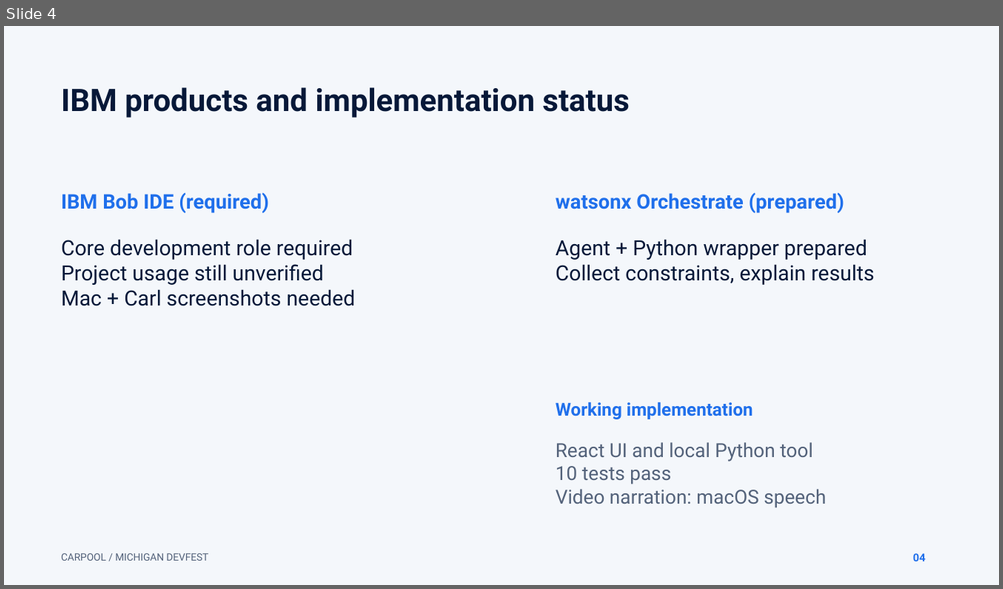
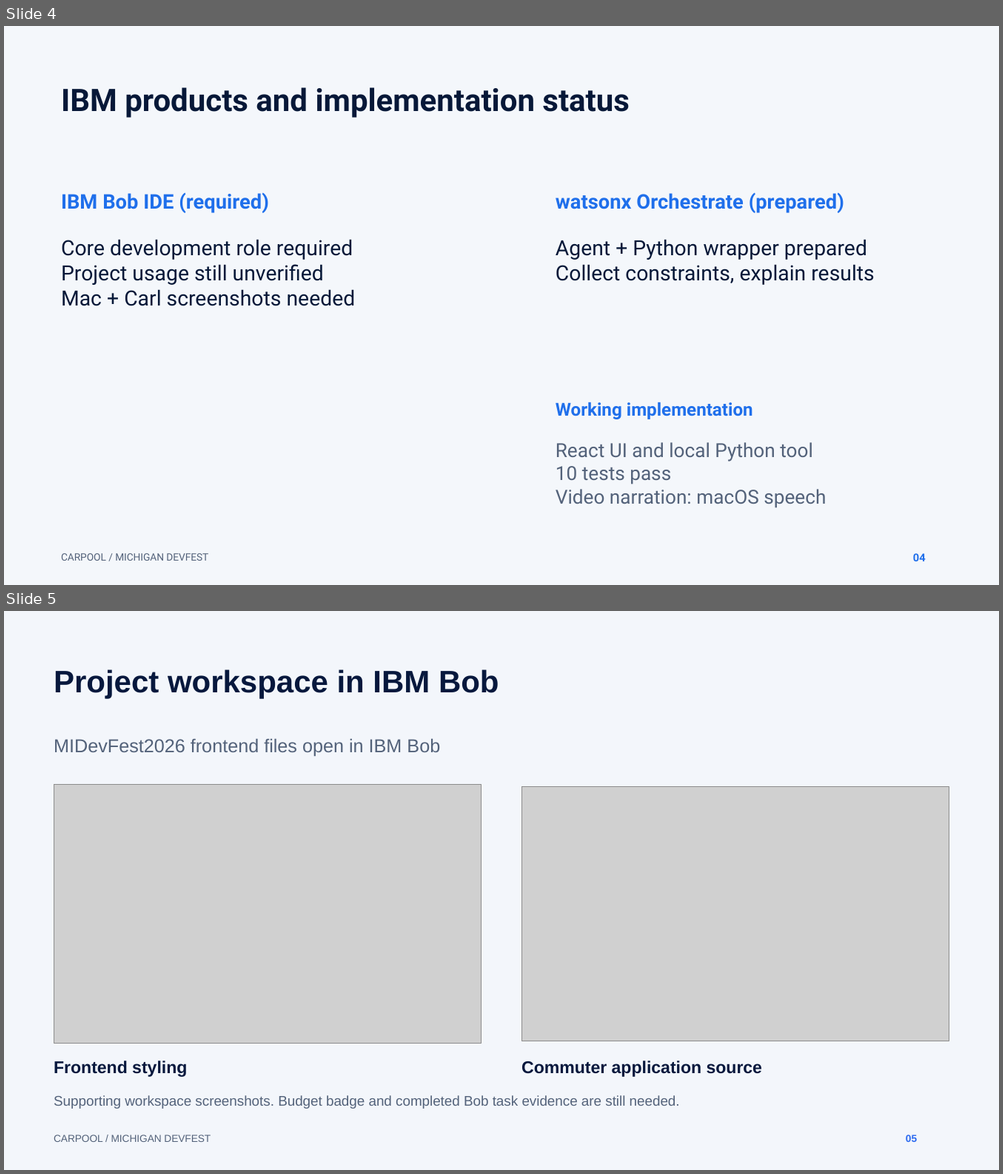
Before and after one commit to csontidpa21/MIDevFest2026, a slide deck: pitch/Carpool_IBM_DevFest_Pitch.pptx. Shown one above the other, each under a label of ours: slide 4 before the commit, slides 4 and 5 after it. The pictures are 1003x589 and 1003x1174 pixels, drawn with LibreOffice and Linux fonts; fonts in the diff are those of the drawing; grey boxes stand for pictures. Boxes give left, top, right and bottom in pixels: in the first picture for what was removed or moved away, otherwise in the second. Text is boxed around its words. In the diff, an @@ line names an element or a change of style, - is before the commit and + after.

Commit message:
Add supplied Bob workspace screenshots to pitch deck and video

```diff
--- a/pitch/Carpool_IBM_DevFest_Pitch.pptx
+++ b/pitch/Carpool_IBM_DevFest_Pitch.pptx
@@ slide 5 added at box(4, 611, 999, 1170), background #F3F6FB @@
@@ text added at box(54, 669, 499, 698), 30 pt, text #07183D, bold @@
+Project workspace in IBM Bob
@@ text added at box(54, 738, 440, 756), 18 pt, text #53627A @@
+MIDevFest2026 frontend files open in IBM Bob
@@ picture added at box(54, 785, 481, 1044) @@
@@ picture added at box(522, 787, 949, 1042) @@
@@ text added at box(54, 1061, 187, 1077), 16.5 pt, text #07183D, bold @@
+Frontend styling
@@ text added at box(521, 1061, 762, 1077), 16.5 pt, text #07183D, bold @@
+Commuter application source
@@ text added at box(54, 1096, 680, 1109), 13.5 pt, text #53627A @@
+Supporting workspace screenshots. Budget badge and completed Bob task evidence are still needed.
@@ text added at box(54, 1135, 210, 1142), 9.8 pt, text #53627A @@
+CARPOOL / MICHIGAN DEVFEST
@@ text added at box(905, 1135, 916, 1142), 9.8 pt, text #2A69F0, bold @@
+05
```
Also in this commit, not shown: 2 slides changed, 16 other files.
